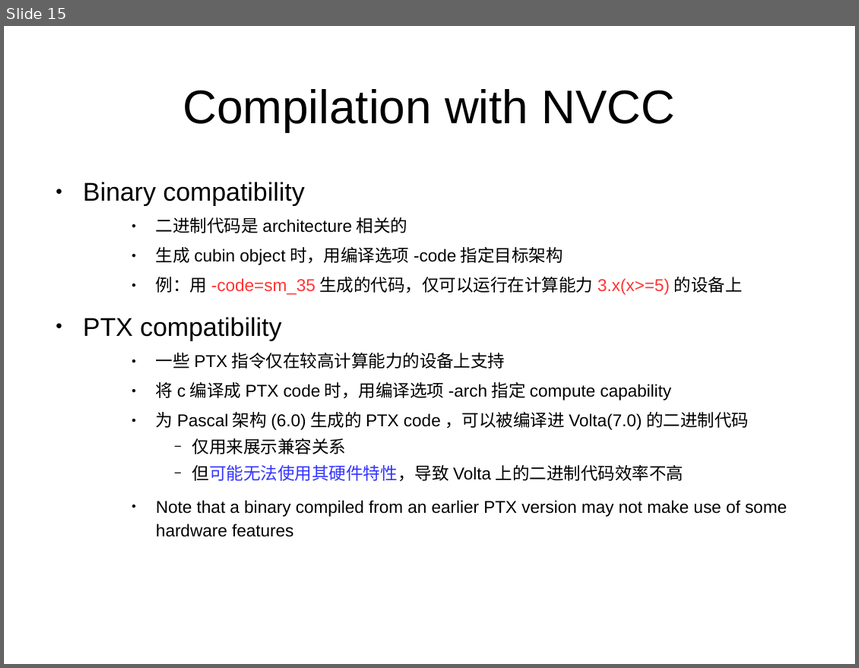
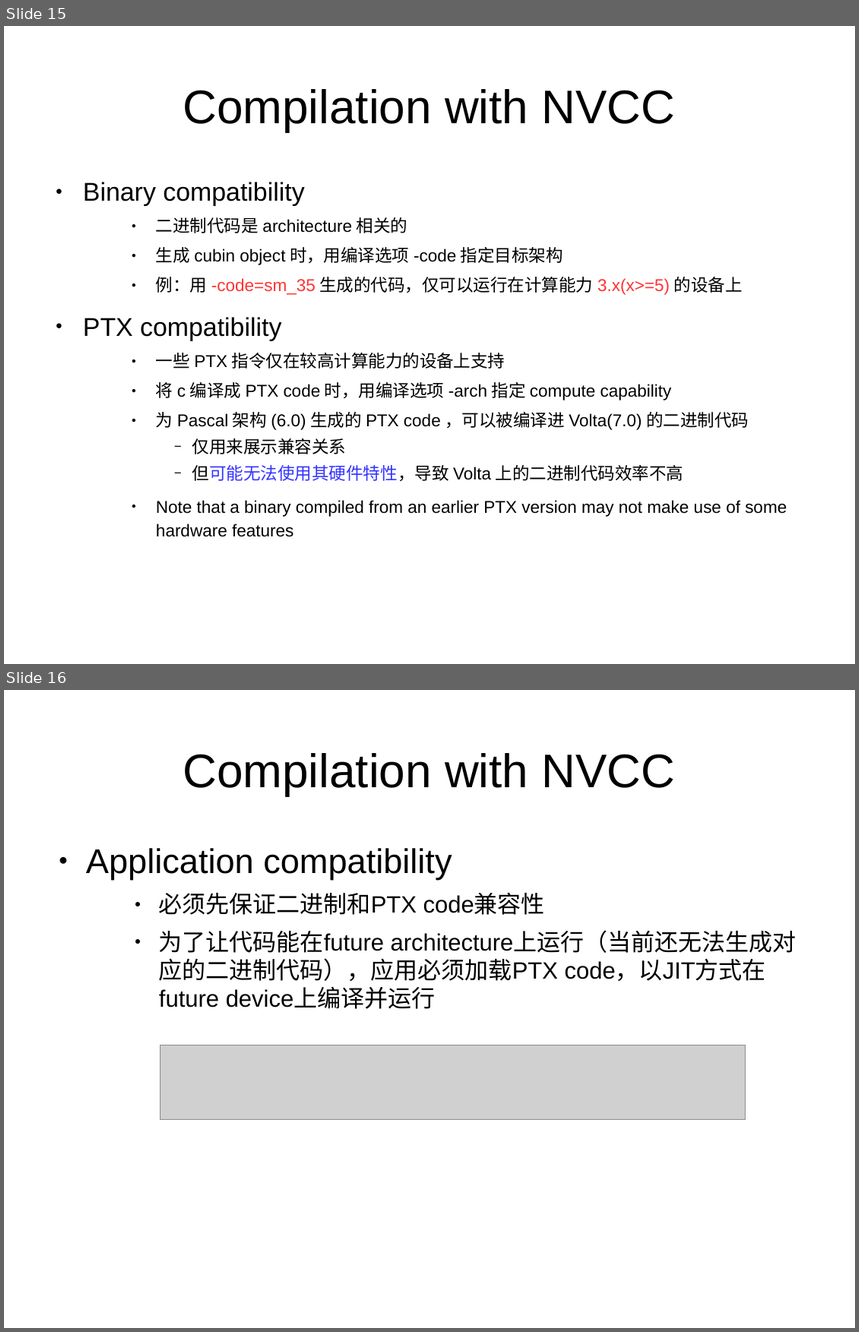
Before and after one commit to iloveat/book_share, a slide deck: 01/01.odp. Shown one above the other, each under a label of ours: slide 15 before the commit, slides 15 and 16 after it. The pictures are 859x668 and 859x1332 pixels, drawn with LibreOffice and Linux fonts; fonts in the diff are those of the drawing; grey boxes stand for pictures. Boxes give left, top, right and bottom in pixels: in the first picture for what was removed or moved away, otherwise in the second. Text is boxed around its words. In the diff, an @@ line names an element or a change of style, - is before the commit and + after.

Commit message:
add application compatibility

```diff
--- a/01/01.odp
+++ b/01/01.odp
@@ slide 16 added at [4, 690, 855, 1328], background #FFFFFF @@
@@ title added at [183, 753, 676, 796], 44 pt, text #000000 @@
+Compilation with NVCC
@@ text added at [86, 848, 797, 1009], 22 pt, text #000000 @@
+● Application compatibility
+    ● 必须先保证二进制和PTX code兼容性
+    ● 为了让代码能在future architecture上运行（当前还无法生成对应的二进制代码），应用必须加载PTX code，以JIT方式在future device上编译并运行
@@ picture added at [161, 1046, 746, 1120] @@
```
Also in this commit, not shown: 1 slide removed, 1 other file.
